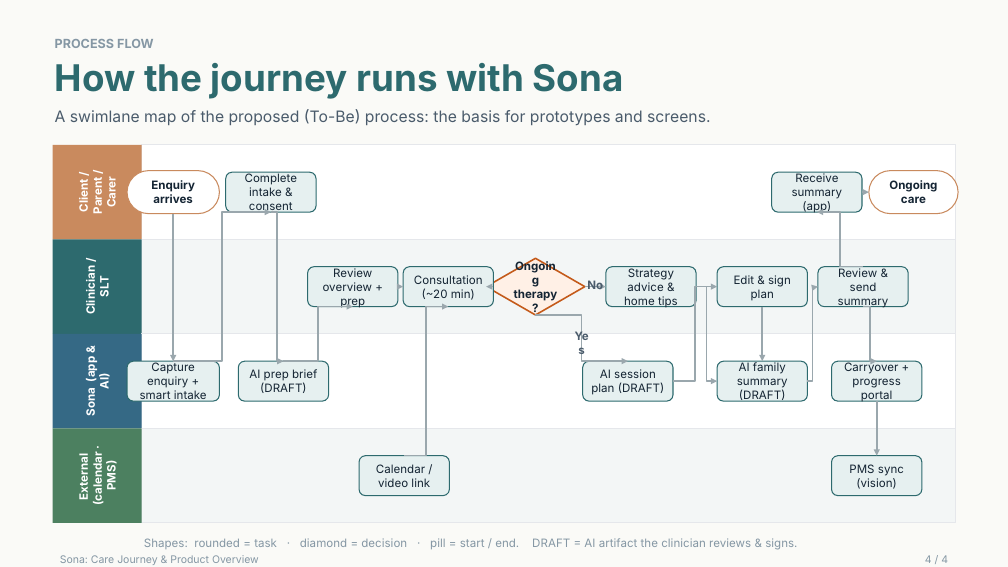
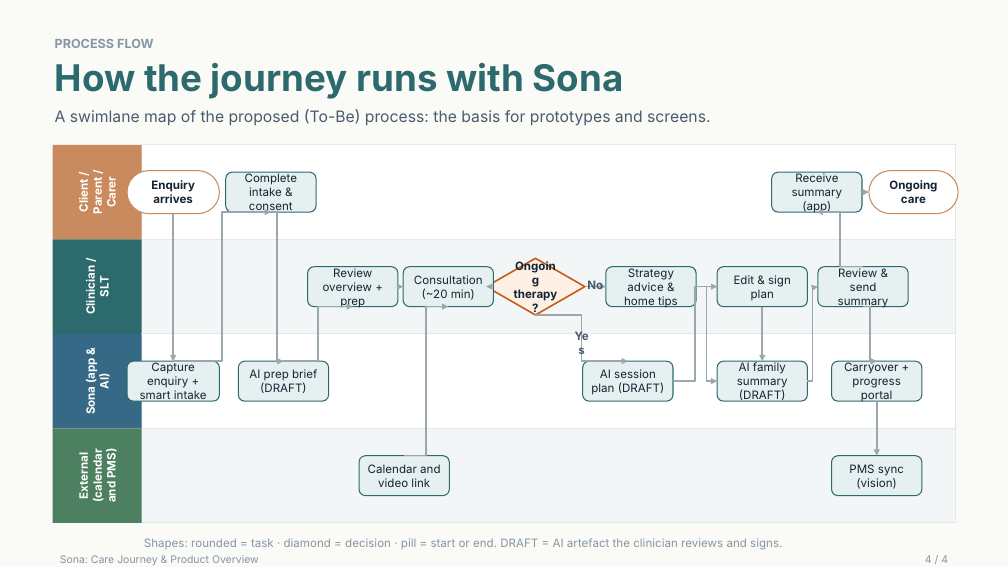
Before and after one commit to devuplabs/speech-mvp, a slide deck: slide 4 of docs/design/Sona_Care_Journey_Deck.pptx. Drawn at 1008x567 pixels with LibreOffice and Linux fonts; fonts in the diff are those of the drawing. Boxes give left, top, right and bottom in pixels: in the first picture for what was removed or moved away, otherwise in the second. Text is boxed around its words. In the diff, an @@ line names an element or a change of style, - is before the commit and + after.

```diff
--- a/docs/design/Sona_Care_Journey_Deck.pptx
+++ b/docs/design/Sona_Care_Journey_Deck.pptx
@@ text at [77,453,118,502]: text changed @@
-External (calendar · PMS)
+External (calendar and PMS)
@@ text at [368,464,440,487]: text changed @@
-Calendar / video link
+Calendar and video link
@@ text at [144,538,782,550]: text changed @@
-Shapes: rounded = task · diamond = decision · pill = start / end. DRAFT = AI artifact the clinician reviews & signs.
+Shapes: rounded = task · diamond = decision · pill = start or end. DRAFT = AI artefact the clinician reviews and signs.
```
Also in this commit, not shown: 3 other slides changed, 2 other files.
